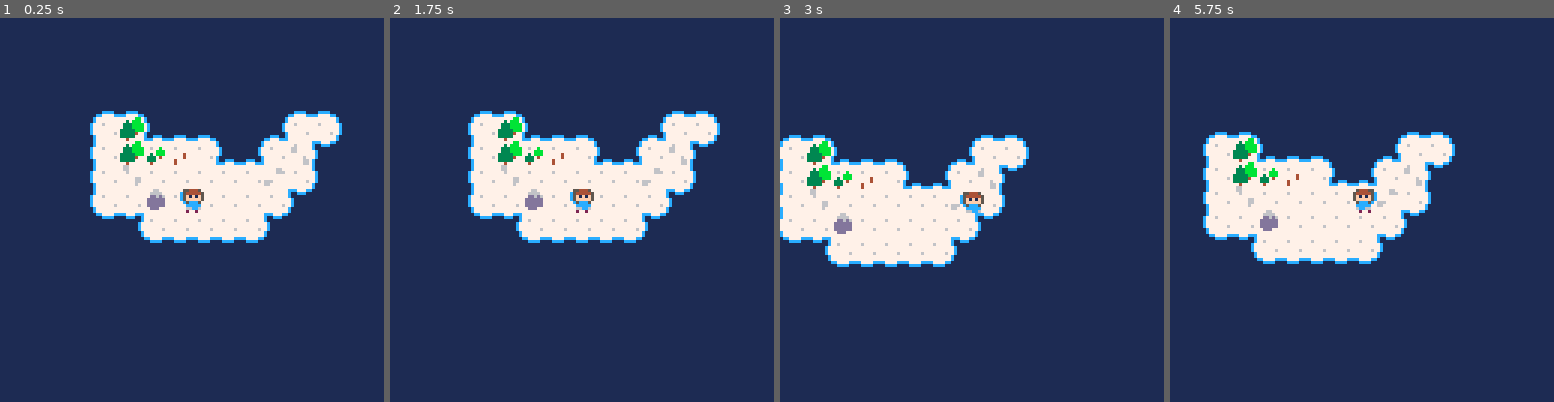
Above: before the commit, frames 1-4 (left to right).
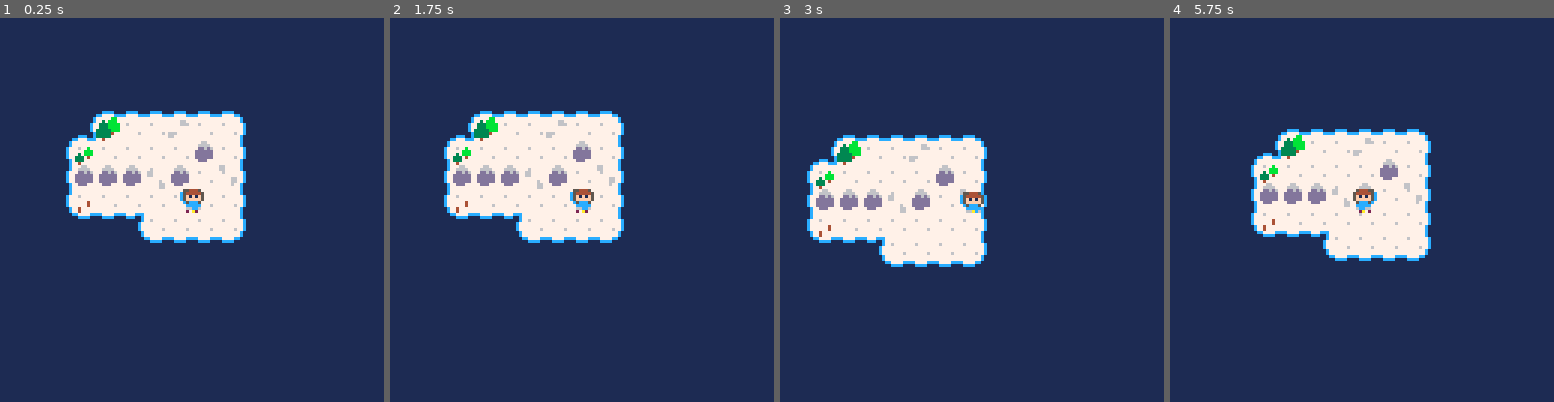
Above: after the commit, the same moments.

Repository: git2358/ggj19re
Game: PICO-8 cartridge cobsgame.p8
The game is run twice, just before and just after one commit, with the same random seed, the same clock (stepped at 60 frames per second) and the same inputs.
Inputs:
- Up to frame 1 (0.25 s): no input
- Up to frame 2 (1.75 s): hold Right from 1.6 s (still down)
- Up to frame 3 (3 s): release Right at 2.1 s; hold Up 2.15-2.42 s; hold Right from 2.47 s (still down)
- Up to frame 4 (5.75 s): release Right at 3.03 s; hold Left 3.08-3.58 s; hold Down 3.63-3.97 s; hold Right 4.02-4.68 s; hold Up 4.73-5.03 s; hold Left 5.08-5.68 s; hold Down from 5.73 s (still down)

The runs differ from the first frame. In frame 1, 11% of the frame differs, in the area x 17-90%, y 24-59%; in frame 2, 11%; in frame 3, 11%; in frame 4, 12%, in the area x 8-75%, y 28-65%.

Commit message:
Tile collision

Diff:
--- a/cobsgame.p8
+++ b/cobsgame.p8
@@ -24,6 +24,7 @@
 function _update()
 
 	-- player
+	local px0,py0=px,py
 	local wsh=btn(0)==btn(1)
 	local wsv=btn(2)==btn(3)
 	if band(ps,1) then
@@ -45,6 +46,30 @@
 	end
 	if (wsh and wsv) pwt=0
 
+	-- collision
+	local ptx,pty
+	local tax,tay,tad,tox,toy
+	ptx,pty=flr(px0/8),flr(py0/8)
+	tox=px0%8<4 and -1 or 1
+	toy=py0%8<4 and -1 or 1
+	tax=mget(ptx+tox,pty)
+	tay=mget(ptx,pty+toy)
+	tad=mget(ptx+tox,pty+toy)
+	if fget(tax,0) then
+		if (tox<0) px=max(px,ptx*8+2)
+		if (tox>0) px=min(px,ptx*8+5)
+	end
+	if fget(tay,0) then
+		if (toy<0) py=max(py,pty*8+1)
+		if (toy>0) py=min(py,pty*8+6)
+	end
+	if fget(tad,0) and
+			flr(px0/8)!=flr(px/8) and
+			flr(py0/8)!=flr(py/8) then
+		if (toy<0) py=max(py,pty*8+1)
+ 	if (toy>0) py=min(py,pty*8+6)
+	end
+
 	-- camera
 	if band(ps,1) then
 		ctx,cty=px,py
@@ -64,16 +89,16 @@
 	local mtx,mty,mx,my
 	mtx=flr(cx/8)-1
 	mty=flr(cy/8)-1
-	mx=-cx+mtx*8
-	my=-cy+mty*8
+	mx,my=-cx+mtx*8,-cy+mty*8
 	map(mtx,mty,mx,my,18,18)
 
 	-- player
 	local pxo
 	pxo=band(ps,2)==0 and 4 or 3
 	spr(pwt%18<9 and 1 or 2,
-		px-pxo-cx,py-cy-7,1,1,
-		band(ps,2)==0)
+			px-pxo-cx,py-cy-7,1,1,
+			band(ps,2)==0)
+	pset(px-cx,py-cy,10)
 
 end
 __gfx__
@@ -141,14 +166,17 @@
 7c00000000000000777776677dddddd7f9c0000000cccc00ff4449fff555555f3b9ff9ffff9999ff33333cbc36666663d6c0000000cccc006a8aaa8888aaa8a6
 c000000000cccc007777767777ddd7779c000000cc9999ccf9f4ffffff555fffb9ffffff99bbbb99333333b3333666336c000000cc6666cc6aa666aaaa666aa6
 c0000000cc7777cc77777777777777779c00000099ffff99ffffffffffffffffb9ffffffbb3333bb33333333333333336c00000066dddd66666ddd6666ddd666
+__gff__
+0000000000000000000000000000000000000000000000000000000000000000000000000000000000000000000000000000000000000000000000000000000000000000000000000000000001000001010101010101010100000000010101010101000001010100000000000101010101010001010100010000000101010101
+0000000000000000000000000000000000000000000000000000000000000000000000000000000000000000000000000000000000000000000000000000000000000000000000000000000000000000000000000000000000000000000000000000000000000000000000000000000000000000000000000000000000000000
 __map__
 0000000000000000000000000000000000000000000000000000000000000000000000000000000000000000000000000000000000000000000000000000000000000000000000000000000000000000000000000000000000000000000000000000000000000000000000000000000000000000000000000000000000000000
 0000000000000000000000000000000000000000000000000000000000000000000000000000000000000000000000000000000000000000000000000000000000000000000000000000000000000000000000000000000000000000000000000000000000000000000000000000000000000000000000000000000000000000
 0000000000000000000000000000000000000000000000000000000000000000000000000000000000000000000000000000000000000000000000000000000000000000000000000000000000000000000000000000000000000000000000000000000000000000000000000000000000000000000000000000000000000000
-0000000071710000000000007171000000000000000000000000000000000000000000000000000000000000000000000000000000000000000000000000000000000000000000000000000000000000000000000000000000000000000000000000000000000000000000000000000000000000000000000000000000000000
-0000006140415271710000534040700000000000000000000000000000000000000000000000000000000000000000000000000000000000000000000000000000000000000000000000000000000000000000000000000000000000000000000000000000000000000000000000000000000000000000000000000000000000
-0000006140414243405253406250000000000000000000000000000000000000000000000000000000000000000000000000000000000000000000000000000000000000000000000000000000000000000000000000000000000000000000000000000000000000000000000000000000000000000000000000000000000000
-0000006140724040404040634070000000000000000000000000000000000000000000000000000000000000000000000000000000000000000000000000000000000000000000000000000000000000000000000000000000000000000000000000000000000000000000000000000000000000000000000000000000000000
-0000006140407340404040405000000000000000000000000000000000000000000000000000000000000000000000000000000000000000000000000000000000000000000000000000000000000000000000000000000000000000000000000000000000000000000000000000000000000000000000000000000000000000
-0000000060514040404040500000000000000000000000000000000000000000000000000000000000000000000000000000000000000000000000000000000000000000000000000000000000000000000000000000000000000000000000000000000000000000000000000000000000000000000000000000000000000000
-0000000000006060606060000000000000000000000000000000000000000000000000000000000000000000000000000000000000000000000000000000000000000000000000000000000000000000000000000000000000000000000000000000000000000000000000000000000000000000000000000000000000000000
+0000000071717171717100000000000000000000000000000000000000000000000000000000000000000000000000000000000000000000000000000000000000000000000000000000000000000000000000000000000000000000000000000000000000000000000000000000000000000000000000000000000000000000
+0000005341404063404070000000000000000000000000000000000000000000000000000000000000000000000000000000000000000000000000000000000000000000000000000000000000000000000000000000000000000000000000000000000000000000000000000000000000000000000000000000000000000000
+0000614240404040734070000000000000000000000000000000000000000000000000000000000000000000000000000000000000000000000000000000000000000000000000000000000000000000000000000000000000000000000000000000000000000000000000000000000000000000000000000000000000000000
+0000617373736273407270000000000000000000000000000000000000000000000000000000000000000000000000000000000000000000000000000000000000000000000000000000000000000000000000000000000000000000000000000000000000000000000000000000000000000000000000000000000000000000
+0000614340404040404070000000000000000000000000000000000000000000000000000000000000000000000000000000000000000000000000000000000000000000000000000000000000000000000000000000000000000000000000000000000000000000000000000000000000000000000000000000000000000000
+0000006060514040404070000000000000000000000000000000000000000000000000000000000000000000000000000000000000000000000000000000000000000000000000000000000000000000000000000000000000000000000000000000000000000000000000000000000000000000000000000000000000000000
+0000000000006060606000000000000000000000000000000000000000000000000000000000000000000000000000000000000000000000000000000000000000000000000000000000000000000000000000000000000000000000000000000000000000000000000000000000000000000000000000000000000000000000
